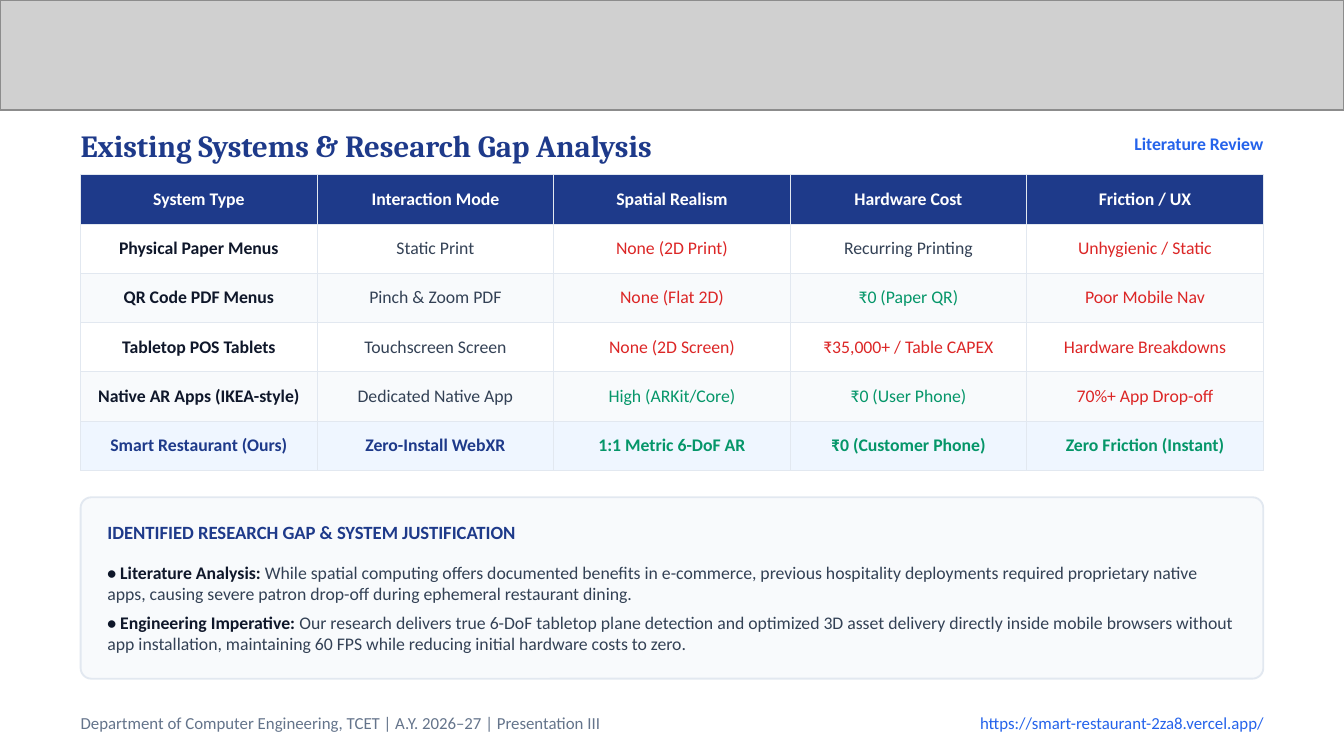
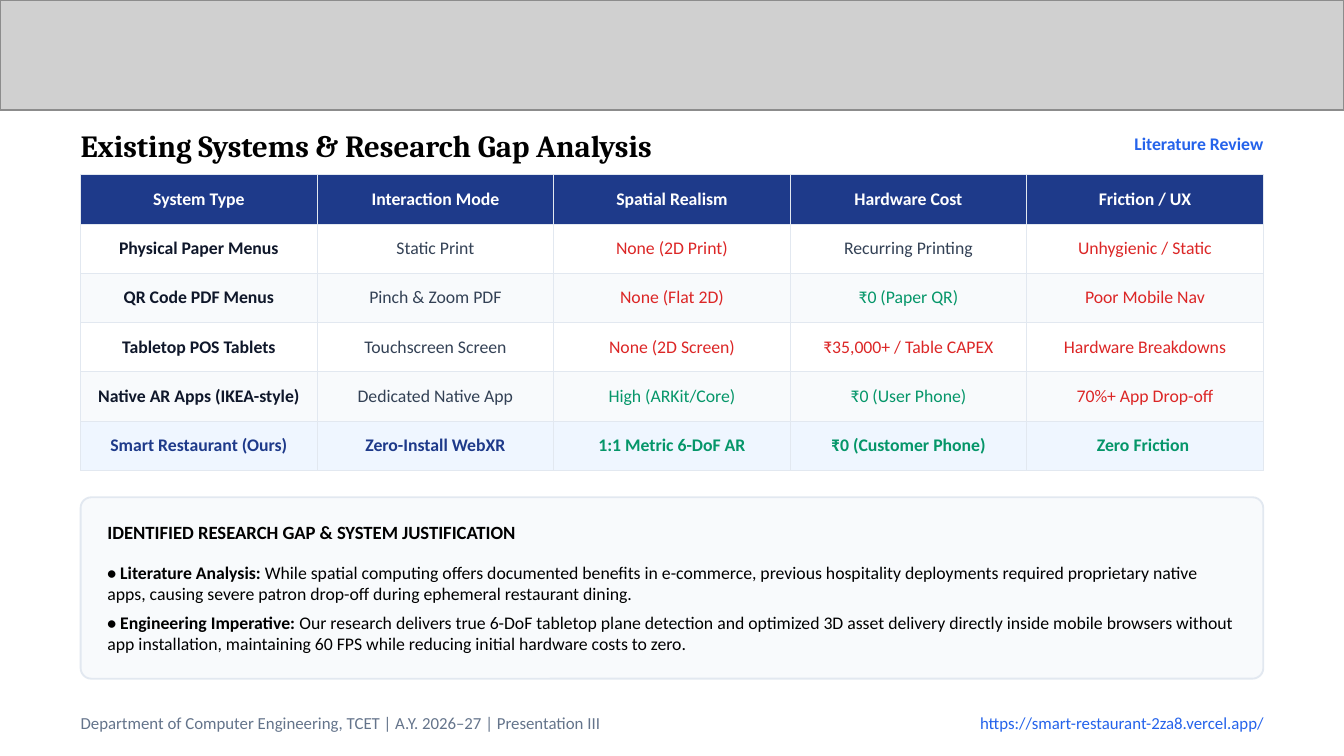
Before and after one commit to MANAV0060/Smart-Restaurant, a slide deck: slide 5 of Smart_Restaurant_Presentation_III.pptx. Drawn at 1344x756 pixels with LibreOffice and Linux fonts; fonts in the diff are those of the drawing; grey boxes stand for pictures. Boxes give left, top, right and bottom in pixels: in the first picture for what was removed or moved away, otherwise in the second. Text is boxed around its words. In the diff, an @@ line names an element or a change of style, - is before the commit and + after.

```diff
--- a/Smart_Restaurant_Presentation_III.pptx
+++ b/Smart_Restaurant_Presentation_III.pptx
@@ text "Existing Systems & Research Gap ..." at <box>81,135,652,164</box>: text colour #1E3A8A to #000000 @@
@@ table at <box>81,175,1263,470</box> @@
-row 6, column 5: Zero Friction (Instant)
+row 6, column 5: Zero Friction
@@ text "IDENTIFIED RESEARCH GAP & SYSTEM ..." at <box>107,526,515,539</box>: text colour #1E3A8A to #000000 @@
@@ text "• Literature Analysis: While spatial ..." at <box>107,566,1232,653</box>: text colour #0F172A to #000000 in "• Literature Analysis:", "• Engineering Imperative:"; text colour #334155 to #000000 in "While spatial computing offers documented benefits in ...", "Our research delivers true 6-DoF tabletop plane ..." @@
```
Also in this commit, not shown: 19 other slides changed, 2 other files.
